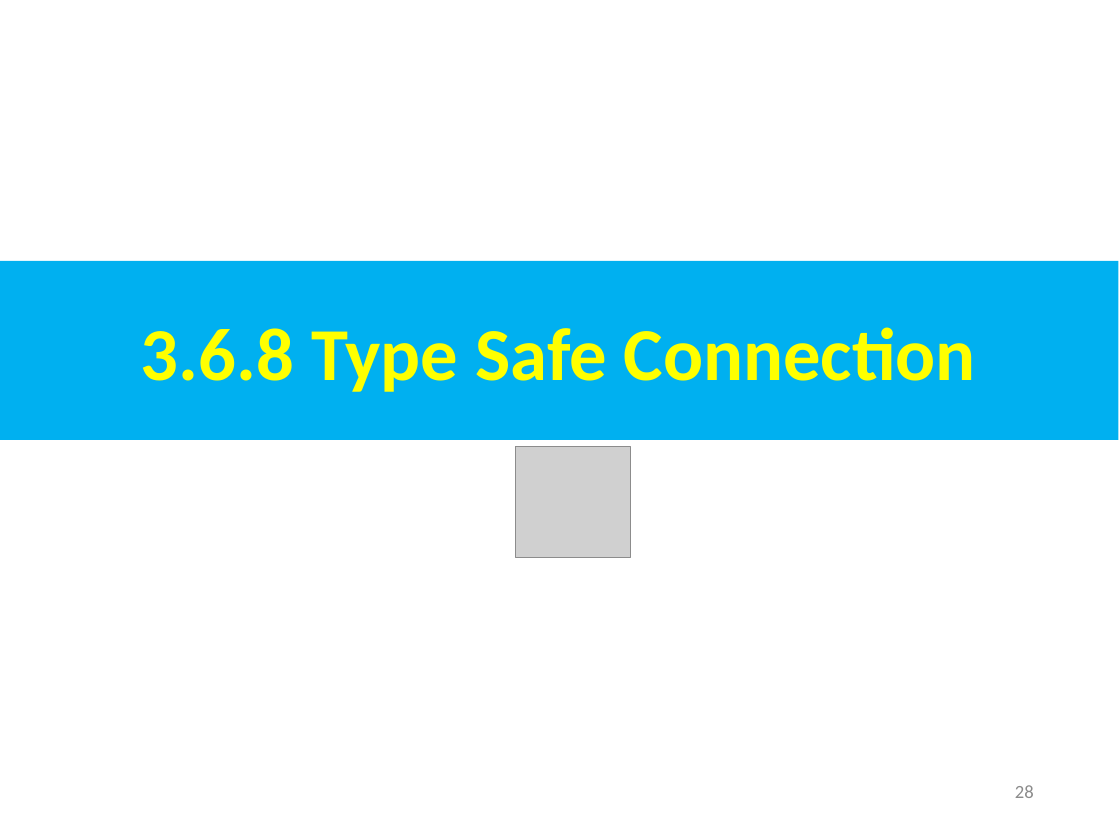
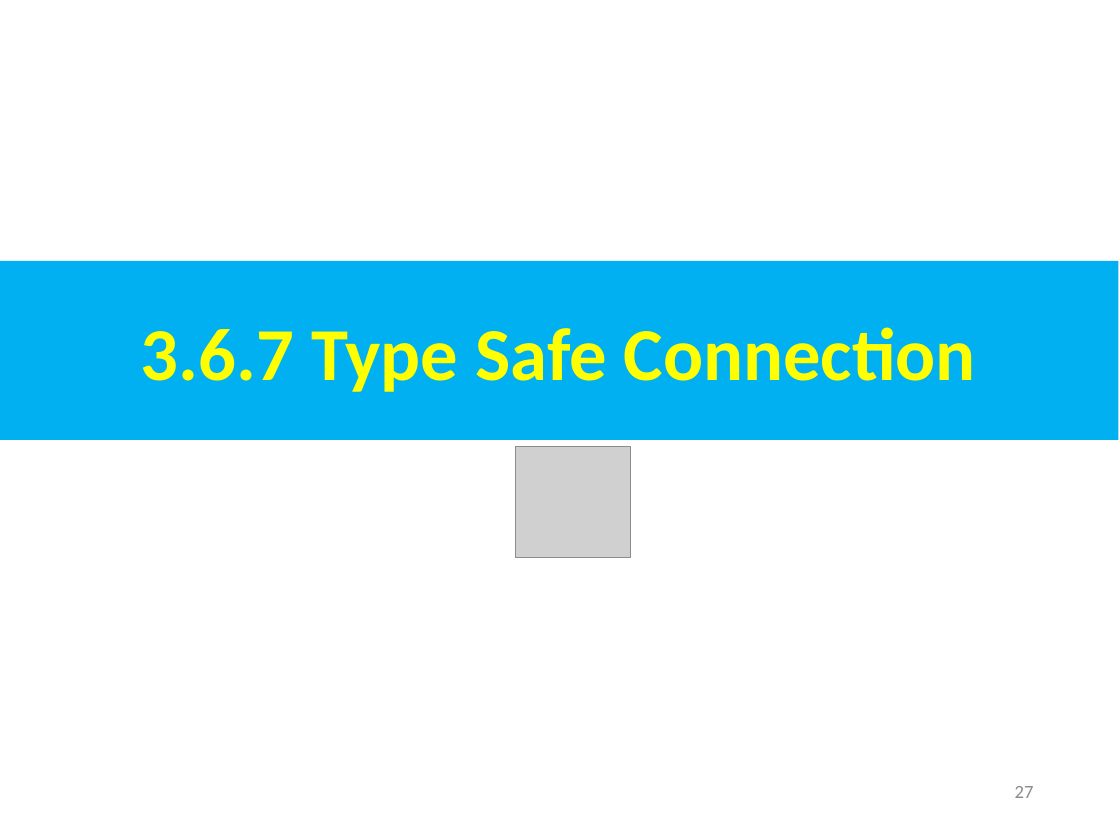
Before and after one commit to peterhchen/AIU_CS800_Chisel, a slide deck: slide 27 of 300_UCB_BC/003.6_Type/000_Video/003.6_Type.ppt (slide 28 before the commit). Drawn at 1120x840 pixels with LibreOffice and Linux fonts; fonts in the diff are those of the drawing; grey boxes stand for pictures. Boxes give left, top, right and bottom in pixels: in the first picture for what was removed or moved away, otherwise in the second. Text is boxed around its words. In the diff, an @@ line names an element or a change of style, - is before the commit and + after.

```diff
--- a/300_UCB_BC/003.6_Type/000_Video/003.6_Type.ppt
+++ b/300_UCB_BC/003.6_Type/000_Video/003.6_Type.ppt
@@ text in rectangle at box(141, 327, 976, 392): text changed @@
-3.6.8 Type Safe Connection
+3.6.7 Type Safe Connection
@@ page number at box(1015, 786, 1034, 798): text changed @@
-28
+27
```
Also in this commit, not shown: 20 other slides changed, 26 slides added.
